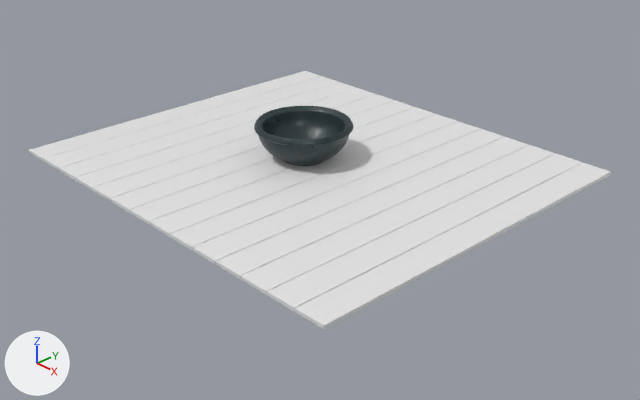
An edit to the Blender file apple.blend, drawn before and after from the same camera.
Both versions are drawn from a 50 mm camera at (1.584, -1.439, 0.917) aimed at (0.09, -0.028, -0.084). The lights are fixed; the arrows at lower left show +X, +Y and +Z.

Names of what the first picture shows: 'bowl', 'wood'.
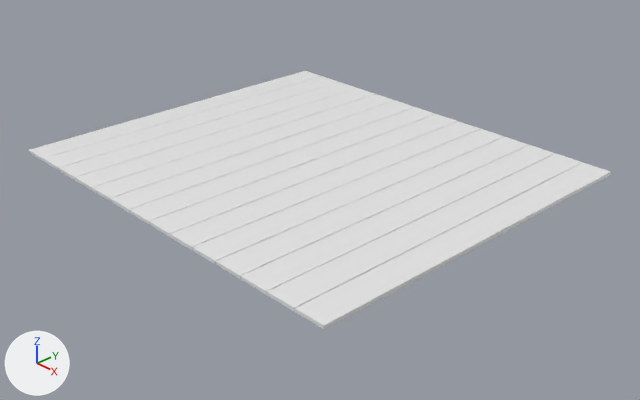
The change in detail:
Object 'bowl' (ob_bowl) is now hidden.

Changed parts and their boxes [x1, y1, x2, y2] in the pictures (640 x 400 px):
'bowl', hidden: before [254, 106, 354, 166]
